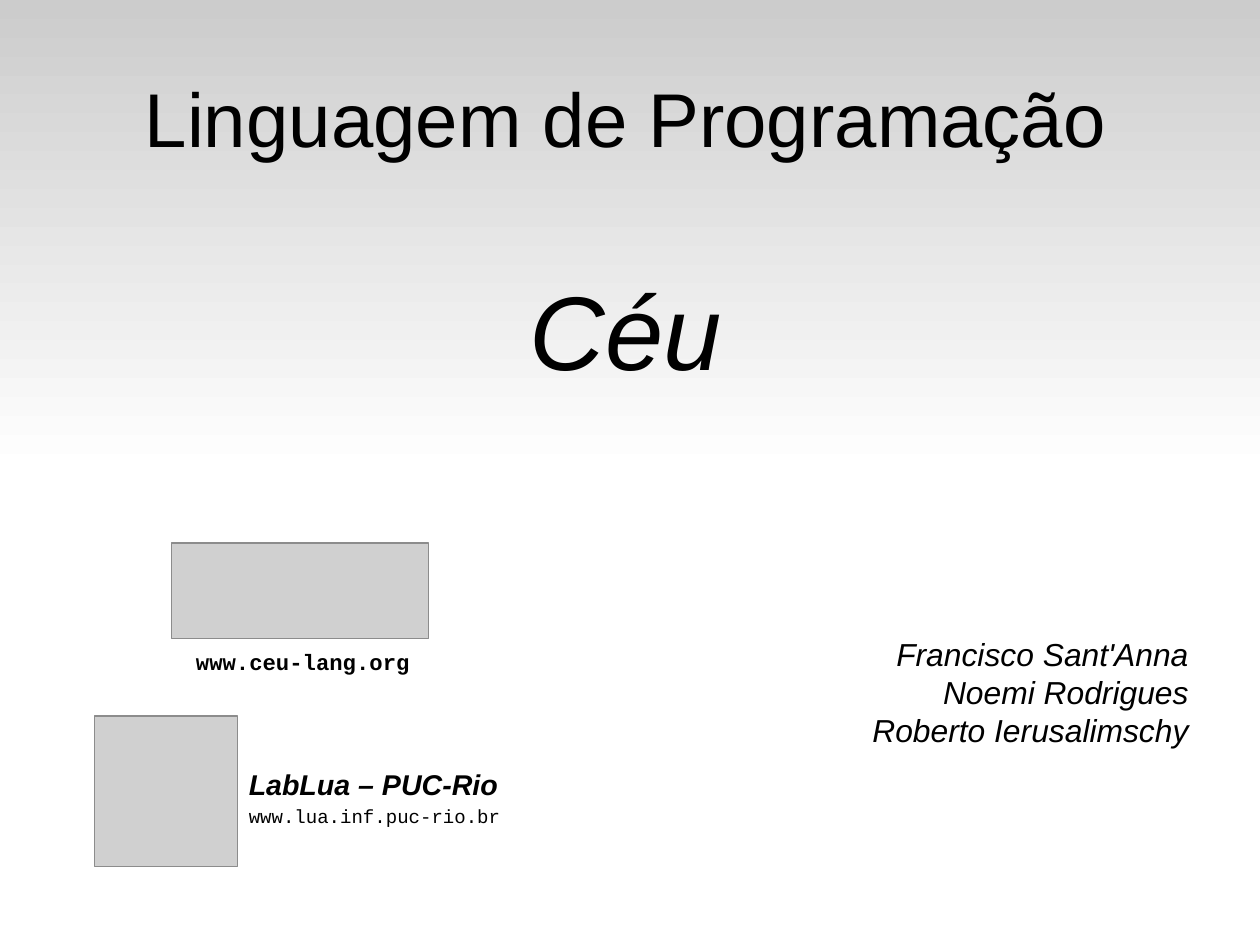
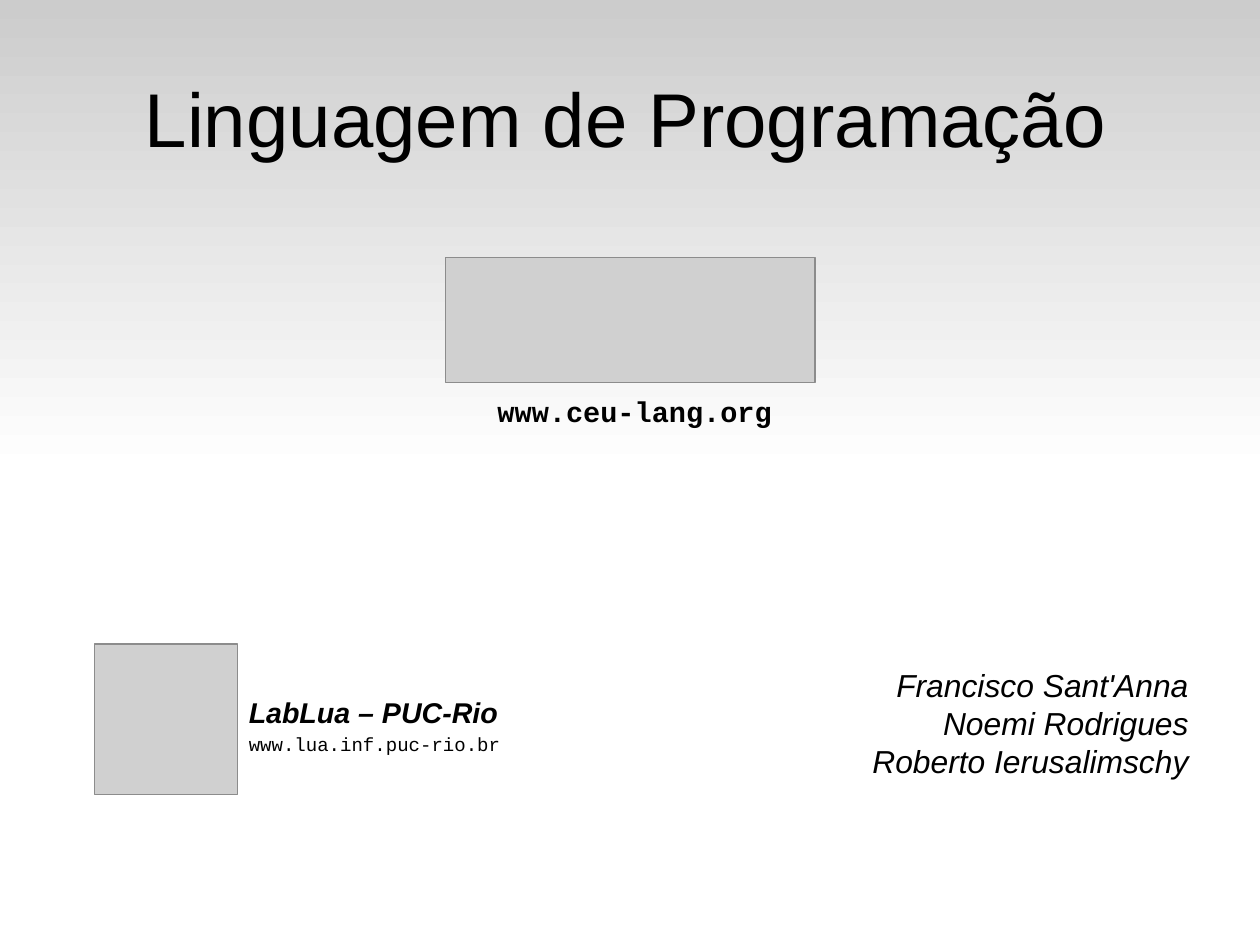
Before and after one commit to fsantanna-uerj/reativos, a slide deck: slide 1 of slides/05_ceu.odp. Drawn at 1260x945 pixels with LibreOffice and Linux fonts; fonts in the diff are those of the drawing; grey boxes stand for pictures. Boxes give left, top, right and bottom in pixels: in the first picture for what was removed or moved away, otherwise in the second. Text is boxed around its words. In the diff, an @@ line names an element or a change of style, - is before the commit and + after.

```diff
--- a/slides/05_ceu.odp
+++ b/slides/05_ceu.odp
@@ picture: place and size @@
-picture at [172,543,429,639]
+picture at [446,257,815,382]
@@ subtitle at [529,293,721,371]: paragraph removed @@
-Céu
@@ text "www.ceu-lang.org": place and size @@
-text "www.ceu-lang.org" at [196,654,410,675]
+text "www.ceu-lang.org" at [497,401,771,428]
@@ text "www.ceu-lang.org" at [497,401,771,428]: size 14 to 18 pt @@
@@ picture: place and size @@
-picture at [95,716,238,867]
+picture at [95,644,238,795]
@@ text "LabLua – PUC-Rio": place and size @@
-text "LabLua – PUC-Rio" at [249,774,500,827]
+text "LabLua – PUC-Rio" at [249,702,500,755]
@@ text "Francisco Sant'Anna": place and size @@
-text "Francisco Sant'Anna" at [872,643,1189,748]
+text "Francisco Sant'Anna" at [872,674,1189,779]
```
Also in this commit, not shown: 6 other slides changed, 1 slide added, 6 other files.
